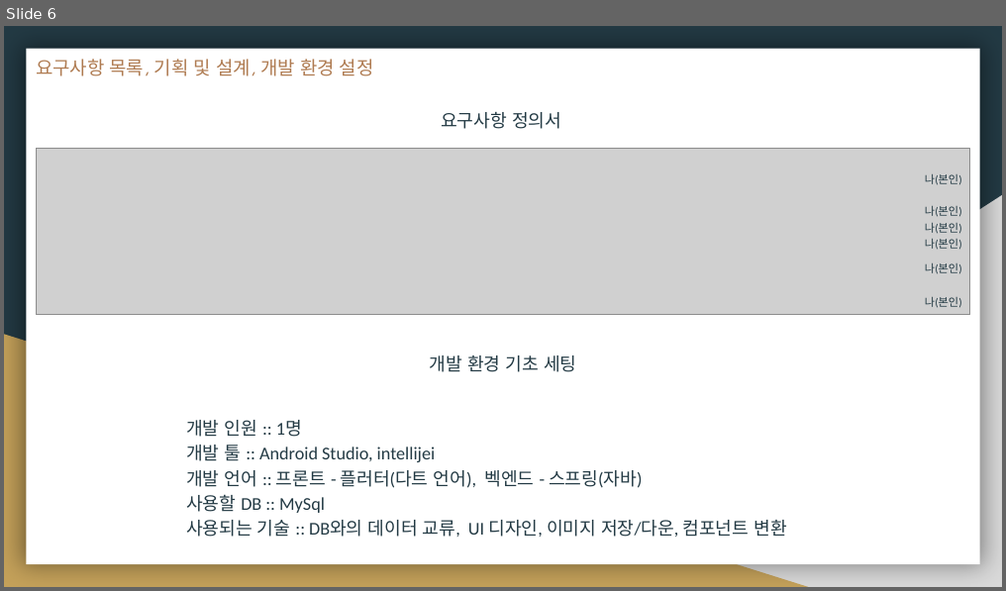
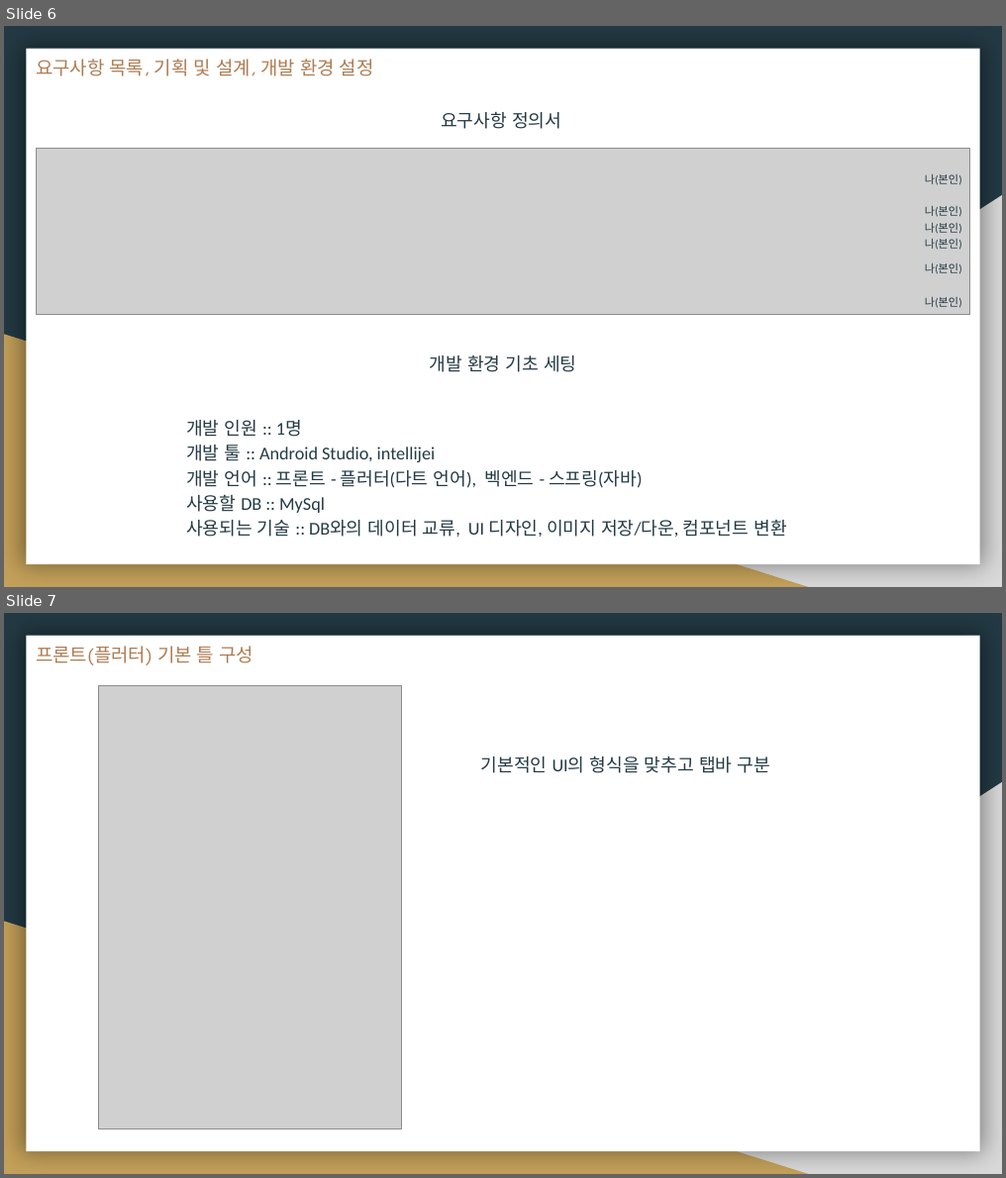
Before and after one commit to OOOJJJHHH/Study, a slide deck: 플러터/프로젝트/11_.pptx. Shown one above the other, each under a label of ours: slide 6 before the commit, slides 6 and 7 after it. The pictures are 1006x591 and 1006x1178 pixels, drawn with LibreOffice and Linux fonts; fonts in the diff are those of the drawing; grey boxes stand for pictures. Boxes give left, top, right and bottom in pixels: in the first picture for what was removed or moved away, otherwise in the second. Text is boxed around its words. In the diff, an @@ line names an element or a change of style, - is before the commit and + after.

```diff
--- a/플러터/프로젝트/11_.pptx
+++ b/플러터/프로젝트/11_.pptx
@@ slide 7 added at box(4, 613, 1002, 1174), background #233A44; not listed: 3 template elements that a slide beside it also shows @@
@@ title added at box(36, 646, 254, 665), 13.5 pt, text #AF7B51 @@
+프론트(플러터) 기본 틀 구성
@@ picture added at box(99, 686, 401, 1129) @@
@@ text added at box(481, 756, 770, 773), 13 pt, text #233A44 @@
+기본적인 UI의 형식을 맞추고 탭바 구분
```
Also in this commit, not shown: 1 slide changed, 1 other slide added, 2 slides removed.
